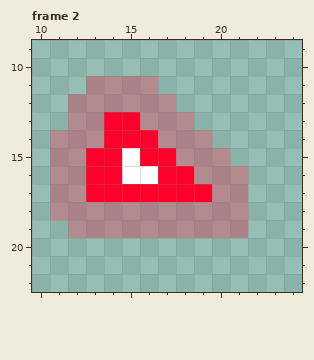
Two versions of one pixel-art file, Sprites/cactus_spirit.aseprite. That is the earlier state.
32x32 pixels, 2 frames. Shown: frame 2: x 10..24, y 9..22.
New version:
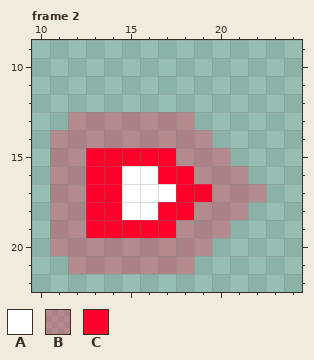
Palette (. is transparent): A #ffffff  B #ff002b46  C #ff002b
From old to new:
Changed rows in their new state; - is an unchanged pixel.
Frame 2:
first column x 11:
11 --....------
12 -......-----
13 ---BB-------
14 ---BBB------
15 ----C-------
17 ----AAA----B
18 --CCAACC----
19 B-CCCCC---.-
20 BBBBBBBBB---
21 -BBBBBBB----
